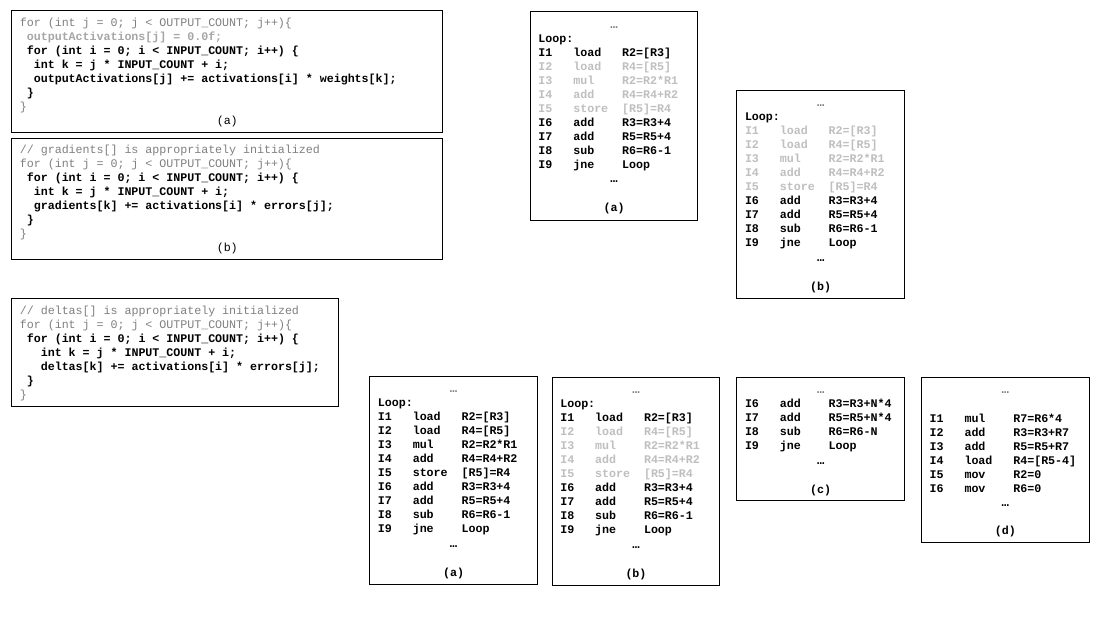
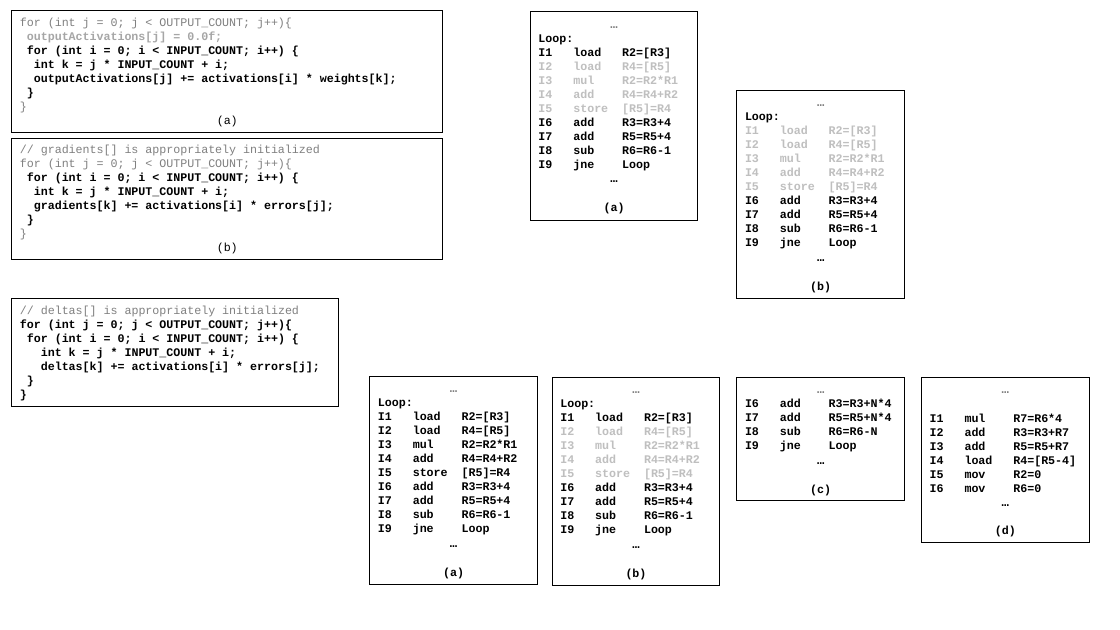
Before and after one commit to hoangt/sc-dnn, a slide deck: slide 10 of isca2016/Figures/Figures.pptx. Drawn at 1120x630 pixels with LibreOffice and Linux fonts; fonts in the diff are those of the drawing. Boxes give left, top, right and bottom in pixels: in the first picture for what was removed or moved away, otherwise in the second. Text is boxed around its words. In the diff, an @@ line names an element or a change of style, - is before the commit and + after.

```diff
--- a/isca2016/Figures/Figures.pptx
+++ b/isca2016/Figures/Figures.pptx
@@ text in rectangle at <box>20,320,292,331</box>: text colour #808080 to #000000, bold on in "for (int j = 0; j < ...", "}" @@
```
Also in this commit, not shown: 1 other slide changed, 3 other files.
